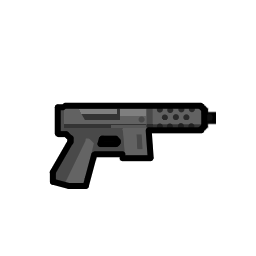
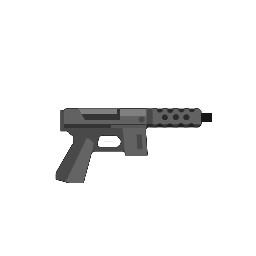
Before/after of a 256 x 256 layered artwork. What changed in the layer stack:
pixels changed over (49, 102, 216, 189) (layer not identified)
